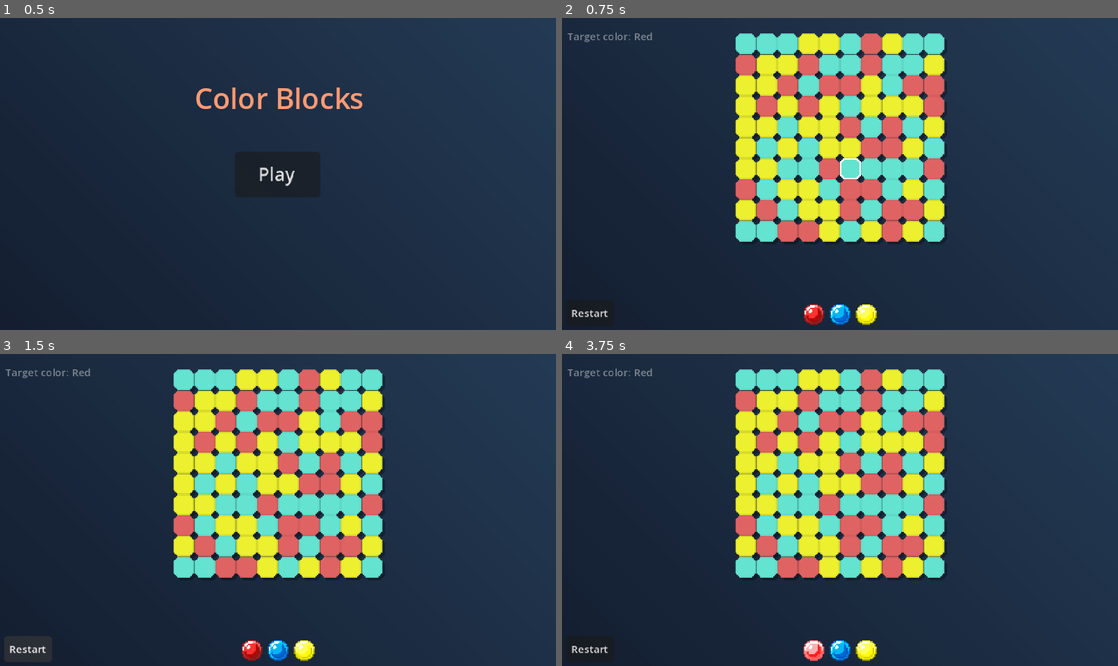
Above: before the commit, frames 1-4 (two rows, left to right).
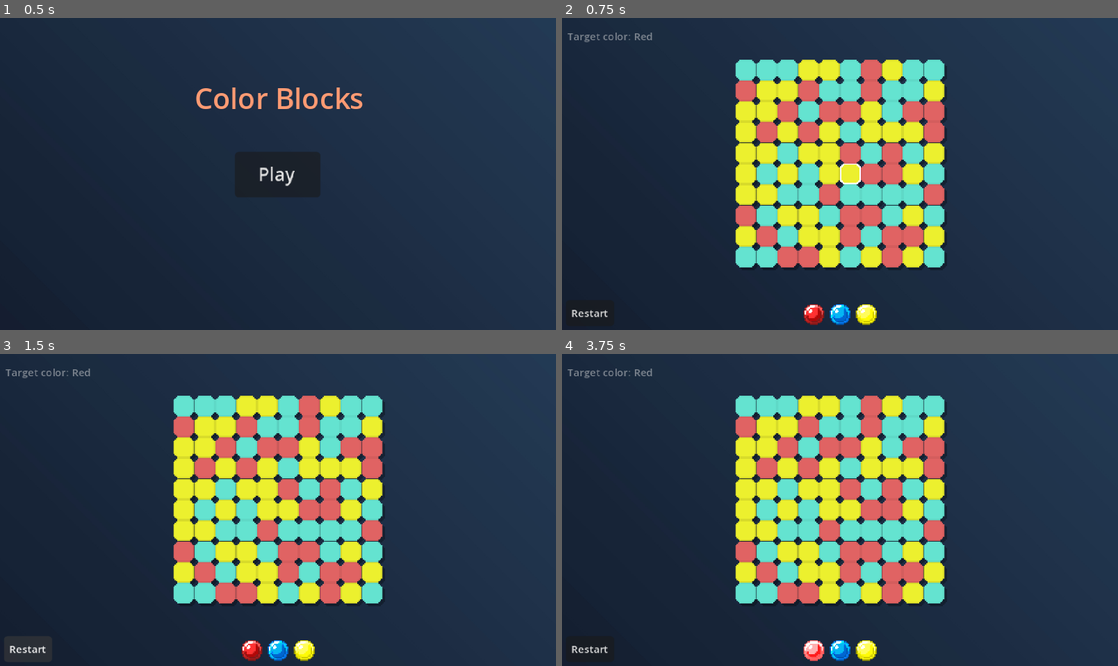
Above: after the commit, the same moments.

Repository: AurelinkZ/color-blocks
Game: Godot game, scene res://Scenes/starting_menu.tscn
Same seed, same stepped clock (60 frames per second), same inputs: the game is played once before the commit and once after it.
Inputs (mouse positions are in pixels of both pictures, inside the frame that each line leads up to):
- Up to frame 1 (0.5 s): no input
- Up to frame 2 (0.75 s): click "Play" at 0.5 s
- Up to frame 3 (1.5 s): click "Restart" at 1.25 s
- Up to frame 4 (3.75 s): click "Restart" at 2 s; click "Restart" at 2.75 s; click (812, 650) at 3.52 s

Frame 1 is identical in both runs. In frame 2, 23% of the frame differs, in the area x 31-69%, y 4-80%; in frame 3, 23%; in frame 4, 23%.

Commit message:
Add level editor, grid editor & white block
Add scaffolding for a level editor: new level_editor.tscn, grid_editor.gd (and its UID), and a minimal grid_view_editor.gd (and UID). Add a new white block asset (white_block.png and its import). Update game assets to include Color.WHITE texture and adjust grid view logic: center grid vertically, add timer animation constants and refine timer step logic. Also remove an unused exported hover_sound from block.gd. These changes set up the editor structure and tweak grid animation/positioning behavior.

Diff:
--- /dev/null
+++ b/Scenes/grid_view_editor.gd
@@ -0,0 +1,3 @@
+extends Node2D
+
+# TODO complete the script for the view of the editor
--- /dev/null
+++ b/Scenes/level_editor.tscn
@@ -0,0 +1,18 @@
+[gd_scene format=3 uid="uid://covooqoakenry"]
+
+[ext_resource type="Texture2D" uid="uid://bb2mc31ucm2v0" path="res://Assets/background_image_dark_blue.jpg" id="1_s1b0e"]
+[ext_resource type="Script" uid="uid://ccjjuwgmob3tg" path="res://grid_editor.gd" id="2_n1xa8"]
+[ext_resource type="Script" uid="uid://c8uvco2omhky" path="res://Scenes/grid_view_editor.gd" id="3_n1xa8"]
+
+[node name="LevelEditor" type="Node2D" unique_id=2050058702]
+
+[node name="BackgroundSprite" type="Sprite2D" parent="." unique_id=139108953]
+position = Vector2(212.99998, 119.99998)
+scale = Vector2(0.221875, 0.22222228)
+texture = ExtResource("1_s1b0e")
+
+[node name="GridEditor" type="Node" parent="." unique_id=1024026850]
+script = ExtResource("2_n1xa8")
+
+[node name="GridViewEditor" type="Node2D" parent="." unique_id=398632500]
+script = ExtResource("3_n1xa8")
--- a/Scripts/block.gd
+++ b/Scripts/block.gd
@@ -3,7 +3,6 @@
 signal block_clicked(cell: Vector2i)
 var cell: Vector2i
 var hover_sprite: Sprite2D
-@export var hover_sound: AudioStreamPlayer2D
 
 func set_color_first(color: Color, textures: Dictionary):
 	if textures.has(color):
--- a/Scripts/game_assets.gd
+++ b/Scripts/game_assets.gd
@@ -20,7 +20,8 @@
 	Color.RED: preload("res://Assets/new_blocks/new_red_block.png"),
 	Color.BLUE: preload("res://Assets/new_blocks/new_blue_block.png"),
 	Color.YELLOW: preload("res://Assets/new_blocks/new_yellow_block.png"),
-	Color.GREEN: preload("res://Assets/new_blocks/new_green_block.png")
+	Color.GREEN: preload("res://Assets/new_blocks/new_green_block.png"),
+	Color.WHITE: preload("res://Assets/new_blocks/white_block.png")
 }
 
 const HOVER_BLOCK = preload("res://Assets/hover.png")
--- a/Scripts/grid_view.gd
+++ b/Scripts/grid_view.gd
@@ -10,6 +10,8 @@
 # AnimationTimer
 @onready var animation_timer = $AnimationTimer
 const initial_timer_animation: float = 0.2
+const timer_animation_step: float = 0.015
+const minimum_timer_animation: float = 0.015
 
 var width: int
 var height: int
@@ -29,7 +31,7 @@
 	height = grid_height
 	var viewport_size = get_viewport_rect().size
 	var offset_x = (viewport_size.x - ((grid_width - 1 ) * BLOCK_SIZE)) / 2 # centered horizontally
-	var offset_y = 20
+	var offset_y = (viewport_size.y - (grid_height * BLOCK_SIZE)) / 2 # centered vertically
 	for y in grid_height:
 		for x in grid_width:
 			var new_block = BLOCK_SCENE.instantiate()
@@ -74,10 +76,10 @@
 	animation_timer.start()
 
 func _on_animation_timer_timeout() -> void:
-	if animation_timer.wait_time >= 0.02:
-		animation_timer.wait_time -= 0.02
+	if animation_timer.wait_time >= minimum_timer_animation:
+		animation_timer.wait_time -= timer_animation_step
 	else:
-		animation_timer.wait_time = 0.015
+		animation_timer.wait_time = minimum_timer_animation
 	animate_refresh_grid(blocks_to_animate_remaining, animate_color)
 
 func refresh_grid(grid: Dictionary):
--- /dev/null
+++ b/grid_editor.gd
@@ -0,0 +1,40 @@
+extends Node
+
+const INITIAL_WIDTH: int = 10
+const INITIAL_HEIGHT: int = 6
+
+var width: int = INITIAL_WIDTH
+var height: int = INITIAL_HEIGHT
+var grid: Dictionary # Vector2i -> Color (Example: Vector2i(0, 0) -> Color.WHITE)
+
+## Function to use to initialise the first grid of the level editor
+func setup_initial_grid():
+	for y in height:
+		for x in width:
+			grid[Vector2i(x, y)] = Color.WHITE
+
+func set_width(width_user: int):
+	width = width_user
+	refresh_grid()
+
+func set_height(height_user: int):
+	height = height_user
+	refresh_grid()
+
+## Used to refresh the grid after changing the size of the grid
+# The function saves the block color already placed, if no colors has been placed then we will put Color.WHITE
+func refresh_grid():
+	var new_grid: Dictionary
+	for y in height:
+		for x in width:
+			var current_coord = Vector2i(x, y)
+			if grid.has(current_coord):
+				new_grid[current_coord] = grid[current_coord]
+			else:
+				new_grid[current_coord] = Color.WHITE
+	grid = new_grid.duplicate()
+
+# Use this function when the user change a block.
+func set_cell(cell: Vector2i, color: Color):
+	if GameAssets.TEXTURE_BLOCKS.has(color):
+		grid[cell] = color
Binary file added: Assets/new_blocks/white_block.png
Not shown, added: Assets/new_blocks/white_block.png.import
Not shown, added: Scenes/grid_view_editor.gd.uid
Not shown, added: grid_editor.gd.uid
